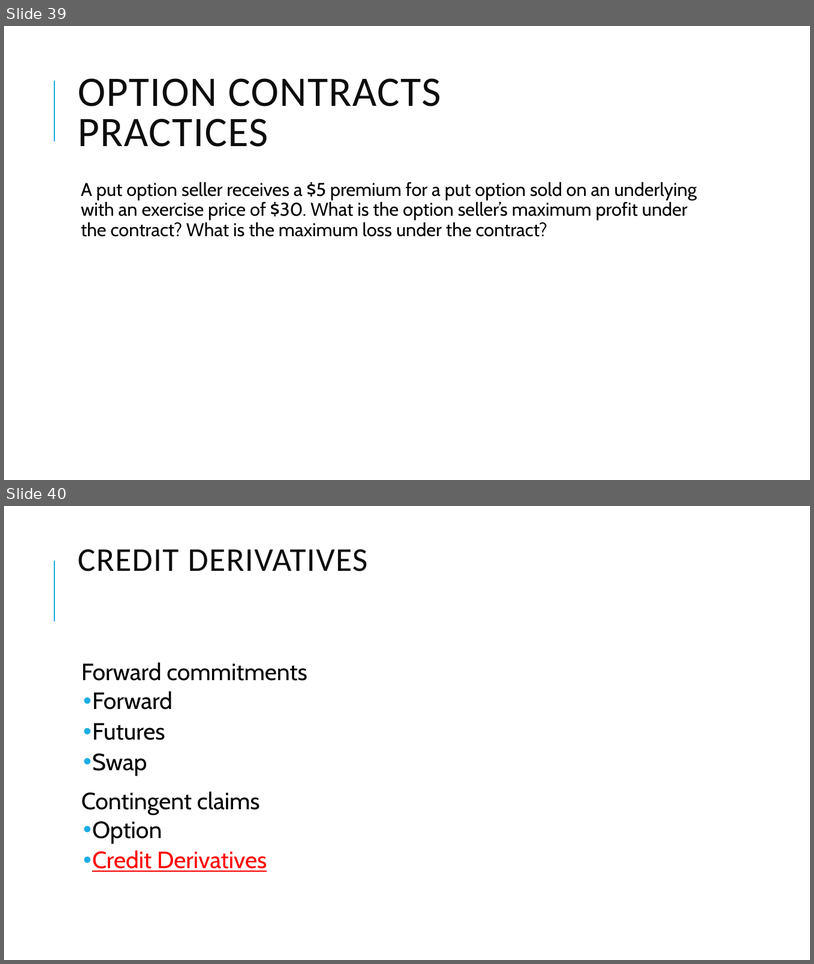
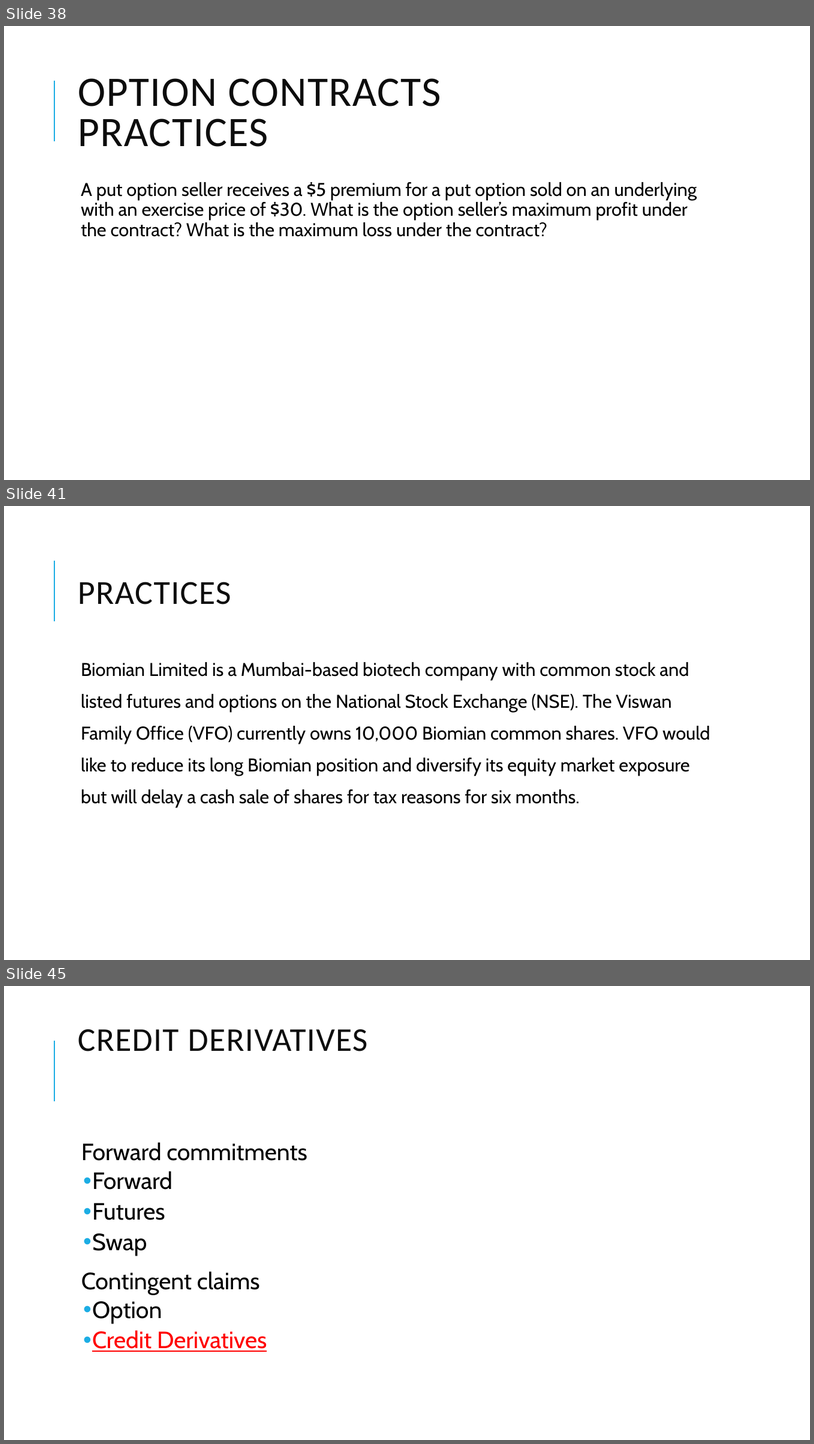
Before and after one commit to Isco0530/data, a slide deck: Derivatives.pptx. Shown one above the other, each under a label of ours: slides 39 and 40 before the commit, slides 38, 41 and 45 after it; the slides between them are not shown. The pictures are 814x964 and 814x1444 pixels, drawn with LibreOffice and Linux fonts; fonts in the diff are those of the drawing; background and template pictures are left out. Boxes give left, top, right and bottom in pixels: in the first picture for what was removed or moved away, otherwise in the second. Text is boxed around its words. In the diff, an @@ line names an element or a change of style, - is before the commit and + after.

```diff
--- a/Derivatives.pptx
+++ b/Derivatives.pptx
@@ slide 41 added at (4, 506, 810, 960), background #FFFFFF; not listed: 1 template element that a slide beside it also shows @@
@@ title added at (78, 582, 231, 604), 40 pt, text #0D0D0D @@
+PRACTICES
@@ text added at (81, 662, 710, 807), 22 pt, text #000000 @@
+  Biomian Limited is a Mumbai-based biotech company with common stock and
+  listed futures and options on the National Stock Exchange (NSE). The Viswan
+  Family Office (VFO) currently owns 10,000 Biomian common shares. VFO would
+  like to reduce its long Biomian position and diversify its equity market exposure
+  but will delay a cash sale of shares for tax reasons for six months.
@@ what was slide 39 is now slide 38 @@
@@ what was slide 40 is now slide 45 @@
```
Also in this commit, not shown: 10 slides changed, 4 other slides added, 7 slides removed.
